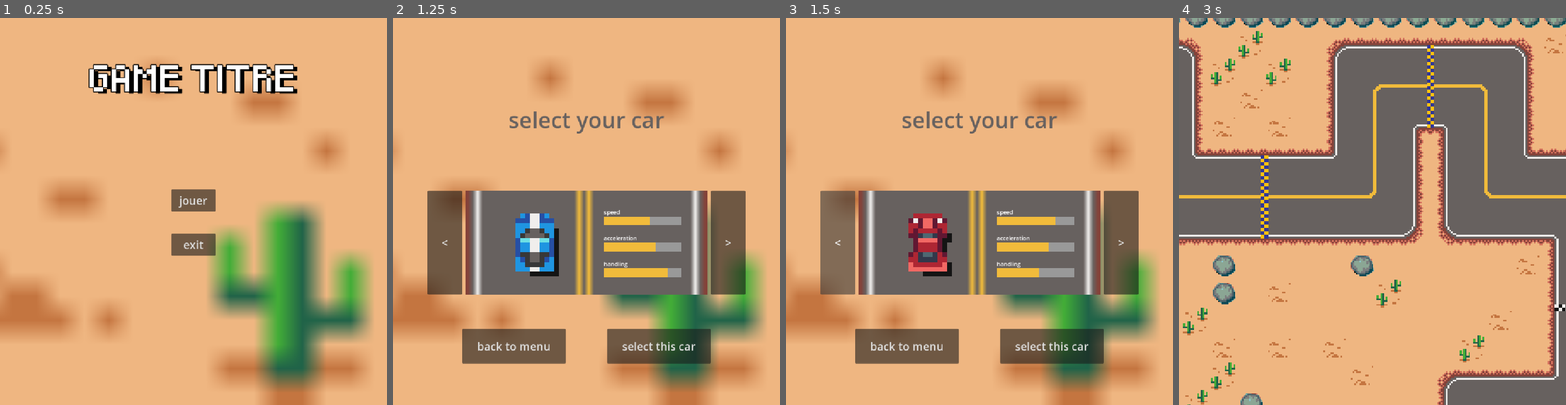
Above: before the commit, frames 1-4 (left to right).
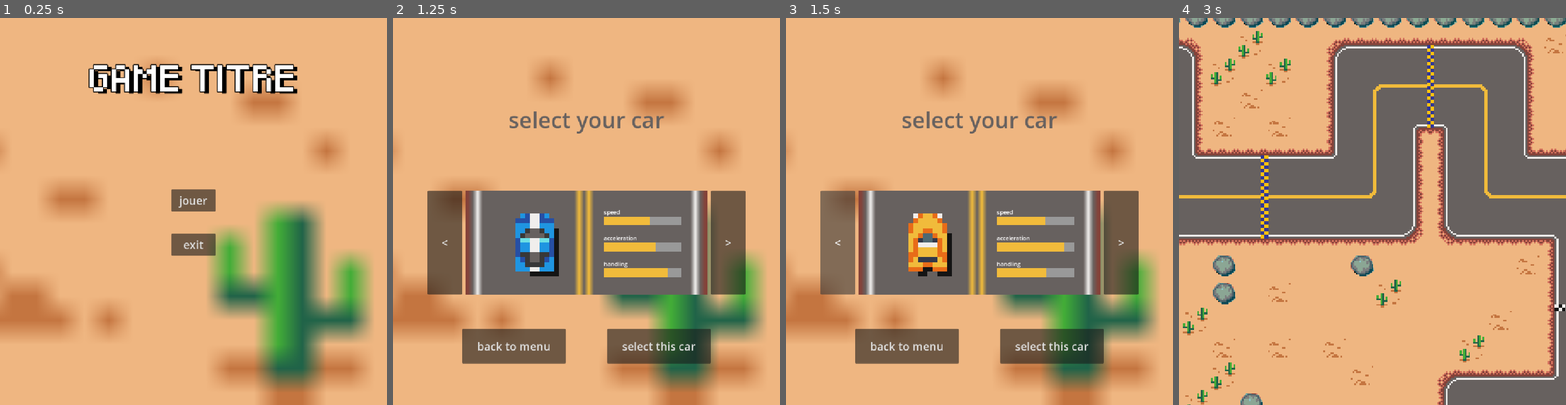
Above: after the commit, the same moments.

Repository: noeKieffer/First_Godot
Game: Godot game, scene res://scenes/main_menu.tscn
Two runs of this game, one before a commit and one after it. Both use one fixed random seed, a clock stepped at 60 frames per second and the inputs below.
Inputs:
- Up to frame 1 (0.25 s): no input
- Up to frame 2 (1.25 s): click "jouer" at 0.5 s
- Up to frame 3 (1.5 s): click "<" at 1.25 s
- Up to frame 4 (3 s): click ">" at 2 s; click "select this car" at 2.75 s

Frames 1-2 are identical in both runs. In frame 3, 1.7% of the frame differs, in the area x 31-72%, y 50-67%; in frame 4, nothing differs.

Commit message:
car selection menu as better visual (but didn't work atm)

Diff:
--- a/scenes/vehicle_selection_menu.tscn
+++ b/scenes/vehicle_selection_menu.tscn
@@ -4,6 +4,8 @@
 [ext_resource type="Texture2D" uid="uid://cm11i4qkn8w82" path="res://art/Mini Pixel Pack 2/Levels/Desert_details (16 x 16).png" id="2_24w1i"]
 [ext_resource type="PackedScene" uid="uid://beiexdhhlkjns" path="res://scenes/cars_stats/blue_car_stats.tscn" id="3_er5df"]
 [ext_resource type="PackedScene" uid="uid://0fq5fqah2k64" path="res://scenes/cars_stats/red_car_stats.tscn" id="4_qpmsd"]
+[ext_resource type="PackedScene" uid="uid://cvfeqdwxf03ty" path="res://scenes/cars_stats/green_car_stats.tscn" id="5_taj1w"]
+[ext_resource type="PackedScene" uid="uid://bhyioiapvny27" path="res://scenes/cars_stats/yellow_car_stats.tscn" id="6_c14s7"]
 
 [node name="vehicle_selection_menu" type="Control" unique_id=385589323]
 layout_mode = 3
@@ -81,20 +83,51 @@
 theme_override_font_sizes/font_size = 32
 text = "back to menu"
 
-[node name="BlueCarStats" parent="." unique_id=834703030 instance=ExtResource("3_er5df")]
-layout_mode = 1
+[node name="Select_menu" type="TabContainer" parent="." unique_id=1396574535]
+layout_mode = 0
 offset_left = 210.0
 offset_top = 500.0
-offset_right = -210.0
-offset_bottom = -320.0
+offset_right = 910.0
+offset_bottom = 800.0
+current_tab = 0
+tabs_visible = false
 
-[node name="RedCarStats" parent="." unique_id=1832215023 instance=ExtResource("4_qpmsd")]
+[node name="blue" type="TabBar" parent="Select_menu" unique_id=1010316450]
+layout_mode = 2
+metadata/_tab_index = 0
+metadata/_tab_name = "blue"
+
+[node name="BlueCarStats" parent="Select_menu/blue" unique_id=834703030 instance=ExtResource("3_er5df")]
+layout_mode = 1
+offset_left = 0.0
+offset_right = -700.0
+offset_bottom = -269.0
+
+[node name="red" type="TabBar" parent="Select_menu" unique_id=538194893]
 visible = false
+layout_mode = 2
+metadata/_tab_index = 1
+
+[node name="RedCarStats" parent="Select_menu/red" unique_id=1832215023 instance=ExtResource("4_qpmsd")]
 layout_mode = 1
-offset_left = 210.0
-offset_top = 500.0
-offset_right = -210.0
-offset_bottom = -320.0
+offset_right = -700.0
+offset_bottom = -269.0
+
+[node name="green" type="TabBar" parent="Select_menu" unique_id=993310850]
+visible = false
+layout_mode = 2
+metadata/_tab_index = 2
+
+[node name="GreenCarStats" parent="Select_menu/green" unique_id=588569586 instance=ExtResource("5_taj1w")]
+layout_mode = 1
+
+[node name="yellow" type="TabBar" parent="Select_menu" unique_id=332760731]
+visible = false
+layout_mode = 2
+metadata/_tab_index = 3
+
+[node name="YellowCarStats" parent="Select_menu/yellow" unique_id=1712704067 instance=ExtResource("6_c14s7")]
+layout_mode = 1
 
 [connection signal="button_down" from="Prev_Button" to="." method="_prev_button_pressed"]
 [connection signal="button_down" from="Next_Button" to="." method="_next_button_pressed"]
--- a/scripts/main.gd
+++ b/scripts/main.gd
@@ -1,6 +1,7 @@
 extends Node
 
 #var score
+@export var car_color: String
 var time_elapsed: float
 var turn: int
 var best_time: float
--- a/scripts/vehicle_selection_menu.gd
+++ b/scripts/vehicle_selection_menu.gd
@@ -1,7 +1,7 @@
 extends Control
 
 #@onready var main_menu: PackedScene = preload("res://scenes/main_menu.tscn")
-#@onready var start_level: PackedScene = preload("res://scenes/main.tscn")
+@onready var start_level: PackedScene = preload("res://scenes/main.tscn")
 ## Called when the node enters the scene tree for the first time.
 #func _ready() -> void:
 	#pass # Replace with function body.
@@ -17,21 +17,13 @@
 
 
 func _prev_button_pressed() -> void:
-	if ($BlueCarStats.visible == true):
-		$RedCarStats.show()
-		$BlueCarStats.hide()
-	else:
-		$BlueCarStats.show()
-		$RedCarStats.hide()
+	if (!$Select_menu.select_previous_available()):
+		$Select_menu.current_tab = $Select_menu.get_tab_count() - 1
 
 
 func _next_button_pressed() -> void:
-	if ($BlueCarStats.visible == true):
-		$RedCarStats.show()
-		$BlueCarStats.hide()
-	else:
-		$BlueCarStats.show()
-		$RedCarStats.hide()
+	if (!$Select_menu.select_next_available()):
+		$Select_menu.current_tab = 0
 
 
 #func _select_button_pressed() -> void:
